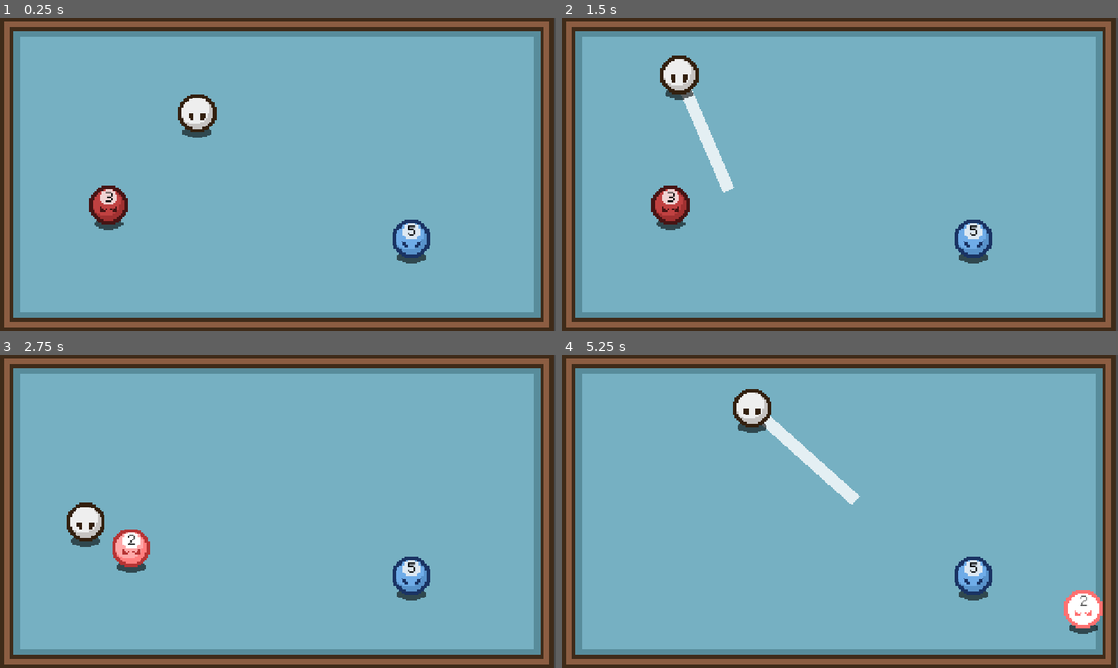
Above: before the commit, frames 1-4 (two rows, left to right).
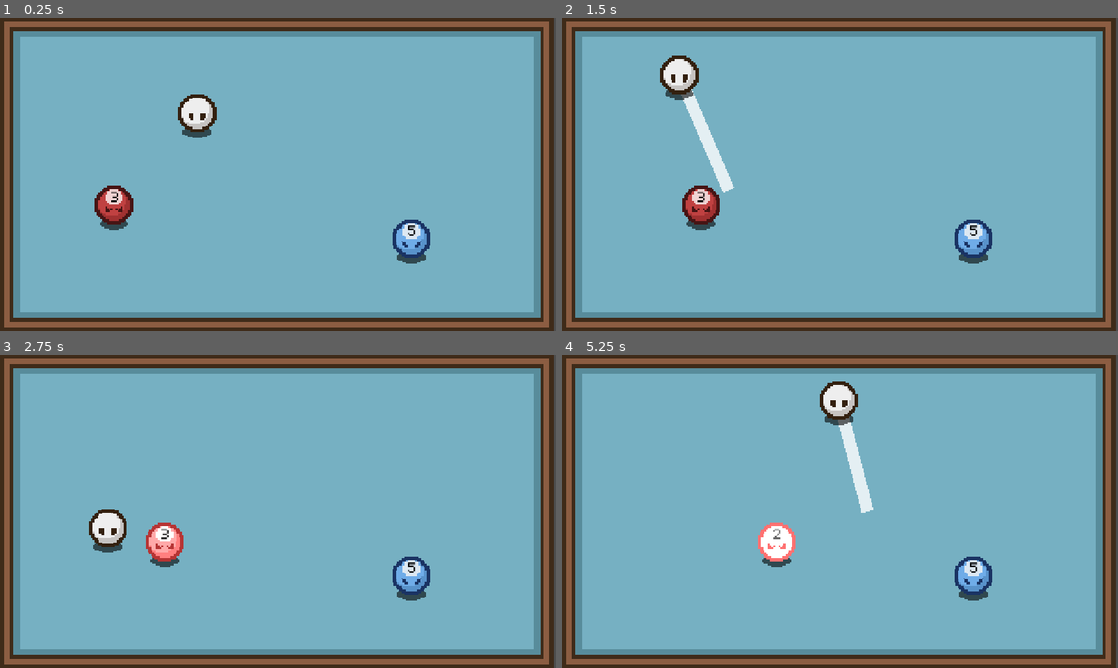
Above: after the commit, the same moments.

Repository: paatatoo/billiardblitz
Game: Godot game, scene res://main.tscn
The game is run twice, just before and just after one commit, with the same random seed, the same clock (stepped at 60 frames per second) and the same inputs.
Inputs (mouse positions are in pixels of both pictures, inside the frame that each line leads up to):
- Up to frame 1 (0.25 s): no input
- Up to frame 2 (1.5 s): move the mouse to (962, 158) at 0.52 s; click (962, 158) at 0.67 s; move the mouse to (728, 190) at 1.27 s; click (728, 190) at 1.42 s
- Up to frame 3 (2.75 s): move the mouse to (333, 442) at 2.02 s; click (333, 442) at 2.17 s
- Up to frame 4 (5.25 s): move the mouse to (812, 574) at 2.77 s; click (812, 574) at 2.92 s; move the mouse to (1006, 558) at 3.52 s; click (1006, 558) at 3.67 s; move the mouse to (673, 464) at 4.27 s; click (673, 464) at 4.42 s; move the mouse to (867, 511) at 5.02 s; click (867, 511) at 5.17 s

The runs differ from the first frame. In frame 1, 0.7% of the frame differs, in the area x 16-24%, y 53-68%; in frame 2, 1.4%; in frame 3, 2.6%; in frame 4, 4.5%, in the area x 30-98%, y 8-90%.
Error after the commit: Invalid access to property or key 'position' on a base object of type 'Nil'. (res://Scenes/enemy_scenes/red_ball.gd:13)

Commit message:
Added wtv

Diff:
--- a/Scenes/enemy_scenes/red_ball.gd
+++ b/Scenes/enemy_scenes/red_ball.gd
@@ -3,7 +3,23 @@
 @export var Player : RigidBody2D
 const TOKEN_ID = "Enemy"
 var state = "idle"
+var direction = 0
 var Health = 3
+
+func _ready() -> void:
+	look_at_player()
+
+func look_at_player():
+	direction = atan2((position.y - Player.position.y), (position.x - Player.position.x))
+	direction = 180 + round((direction * 180/PI))
+
+# Called every frame. 'delta' is the elapsed time since the previous frame.
+func _process(delta: float) -> void:
+	var delta_x = cos(deg_to_rad(direction))
+	var delta_y = sin(deg_to_rad(direction))
+
+	position.x += delta_x * 50 * delta
+	position.y += delta_y * 50 * delta
 
 func _on_body_entered(body: Node) -> void:
 	if body.TOKEN_ID == "Player":
